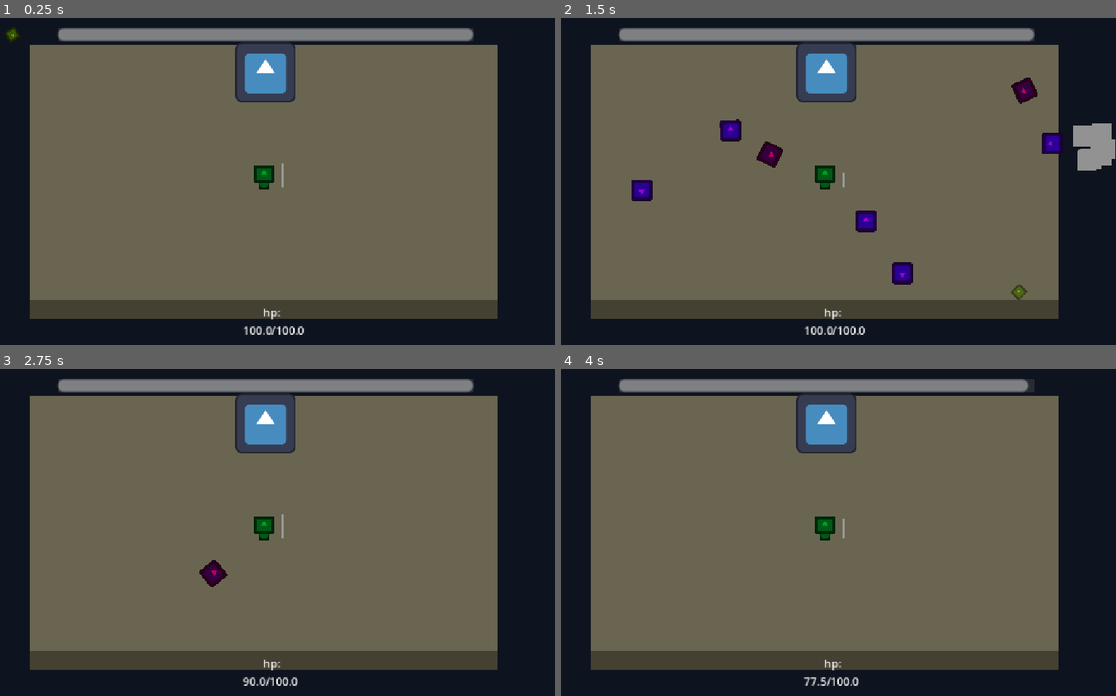
Above: before the commit, frames 1-4 (two rows, left to right).
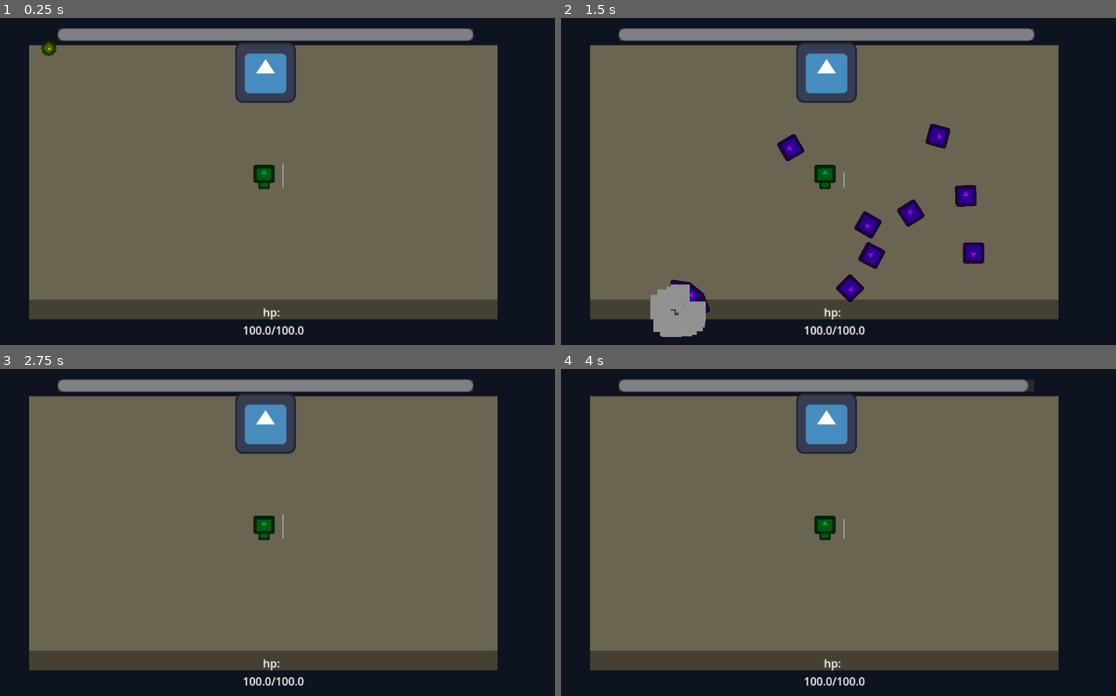
Above: after the commit, the same moments.

Repository: Sastingus/Mossful
Game: Godot game, scene res://scenes/world/world.tscn
Two runs of this game, one before a commit and one after it. Both use one fixed random seed, a clock stepped at 60 frames per second and the inputs below. The engine's default icon, where the game draws it, is replaced by a stand-in: a white triangle on a blue panel in a dark square.
Inputs:
- Up to frame 1 (0.25 s): no input
- Up to frame 2 (1.5 s): hold Right (attack_right) 0.53-1.28 s; hold Down (attack_down) from 1.28 s (still down)
- Up to frame 3 (2.75 s): release Down (attack_down) at 2.03 s; hold Right (attack_right) from 2.03 s (still down)
- Up to frame 4 (4 s): release Right (attack_right) at 2.78 s; hold Up (attack_up) 2.78-3.53 s; tap Enter at 3.5 s; hold Left (attack_left) from 3.53 s (still down)

The runs differ from the first frame. In frame 1, 1.3% of the frame differs, in the area x 0-90%, y 2-97%; in frame 2, 7.0%, in the area x 5-100%, y 3-98%; in frame 3, 1.4%; in frame 4, 1.2%.

Commit message:
new pattern
-added a triple shot bullet pattern

Diff:
--- /dev/null
+++ b/bullet_patterns/triple_bullets_pat.tscn
@@ -0,0 +1,86 @@
+[gd_scene load_steps=2 format=3 uid="uid://cvt2mwm1ofp44"]
+
+[ext_resource type="PackedScene" uid="uid://dxeirnxs8cup3" path="res://scenes/bullet/bullet.tscn" id="2_uimps"]
+
+[node name="triple_bullets_pat" type="Node2D"]
+
+[node name="EnemyBullet" parent="." instance=ExtResource("2_uimps")]
+position = Vector2(-142, -88)
+rotation = 0.2617994
+speed = 170
+acceleration = 2
+
+[node name="EnemyBullet2" parent="." instance=ExtResource("2_uimps")]
+position = Vector2(-142, -88)
+rotation = 1.3089969
+speed = 170
+acceleration = 2
+
+[node name="EnemyBullet3" parent="." instance=ExtResource("2_uimps")]
+position = Vector2(-142, -88)
+rotation = 0.7853982
+speed = 170
+acceleration = 2
+
+[node name="EnemyBullet4" parent="." instance=ExtResource("2_uimps")]
+position = Vector2(98.00003, -92)
+rotation = 1.5707964
+speed = 170
+delay = 0.3
+acceleration = 2
+
+[node name="EnemyBullet5" parent="." instance=ExtResource("2_uimps")]
+position = Vector2(98, -92)
+rotation = 2.6179938
+speed = 170
+delay = 0.3
+acceleration = 2
+
+[node name="EnemyBullet6" parent="." instance=ExtResource("2_uimps")]
+position = Vector2(98, -92)
+rotation = 2.0943952
+speed = 170
+delay = 0.3
+acceleration = 2
+
+[node name="EnemyBullet7" parent="." instance=ExtResource("2_uimps")]
+position = Vector2(96.00003, 83)
+rotation = 3.6235828
+speed = 170
+delay = 0.6
+acceleration = 2
+
+[node name="EnemyBullet8" parent="." instance=ExtResource("2_uimps")]
+position = Vector2(96, 83.000015)
+rotation = 4.6707807
+speed = 170
+delay = 0.6
+acceleration = 2
+
+[node name="EnemyBullet9" parent="." instance=ExtResource("2_uimps")]
+position = Vector2(96, 83)
+rotation = 4.1471815
+speed = 170
+delay = 0.6
+acceleration = 2
+
+[node name="EnemyBullet10" parent="." instance=ExtResource("2_uimps")]
+position = Vector2(-97.99997, 87)
+rotation = 4.861146
+speed = 170
+delay = 0.9
+acceleration = 2
+
+[node name="EnemyBullet11" parent="." instance=ExtResource("2_uimps")]
+position = Vector2(-98.00003, 87.000015)
+rotation = 5.9083433
+speed = 170
+delay = 0.9
+acceleration = 2
+
+[node name="EnemyBullet12" parent="." instance=ExtResource("2_uimps")]
+position = Vector2(-98, 87)
+rotation = 5.3847446
+speed = 170
+delay = 0.9
+acceleration = 2
--- a/project.godot
+++ b/project.godot
@@ -28,7 +28,7 @@
 [display]
 
 window/size/mode=3
-window/stretch/mode="canvas_items"
+window/stretch/mode="viewport"
 
 [input]
 
--- a/scenes/boss/boss.gd
+++ b/scenes/boss/boss.gd
@@ -3,6 +3,7 @@
 
 @export var patterns : Array[PackedScene]
 var previous_patterns := []
+var last_pattern
 @export var attackSpeed := 5.0
 @export var attackSpeedRand := 0.5
 
@@ -17,7 +18,7 @@
 	var attackPicked := false
 	while not attackPicked:
 		var possibleAttack = patterns.pick_random()
-		if not previous_patterns.has(possibleAttack):
+		if not previous_patterns.has(possibleAttack) && not last_pattern == possibleAttack:
 			previous_patterns.append(possibleAttack)
 			var currentAttack = possibleAttack.instantiate()
 			add_child(currentAttack)
@@ -25,6 +26,9 @@
 			attack_timer.wait_time = attackSpeed + randf_range(-attackSpeedRand,attackSpeedRand)
 			if previous_patterns.size() >= patterns.size():
 				previous_patterns.clear()
+				last_pattern = possibleAttack
+			if previous_patterns.size() == 1:
+				last_pattern = null
 			attackPicked = true
 
 
--- a/scenes/world/world.tscn
+++ b/scenes/world/world.tscn
@@ -1,12 +1,9 @@
-[gd_scene load_steps=10 format=3 uid="uid://d3vnnnd2fe8u"]
+[gd_scene load_steps=7 format=3 uid="uid://d3vnnnd2fe8u"]
 
 [ext_resource type="PackedScene" uid="uid://d1w5ccem33kle" path="res://scenes/player/player.tscn" id="1_dphjl"]
 [ext_resource type="PackedScene" uid="uid://dsnf0fg816wds" path="res://scenes/boss/boss.tscn" id="2_1fp7r"]
 [ext_resource type="PackedScene" uid="uid://b1xv5ev3srvft" path="res://bullet_patterns/test_pat.tscn" id="2_sl2e5"]
-[ext_resource type="PackedScene" uid="uid://djxhhwmyaygw5" path="res://bullet_patterns/alternating_pat.tscn" id="3_1fp7r"]
-[ext_resource type="PackedScene" uid="uid://b6xo53voey65y" path="res://bullet_patterns/spin_pat.tscn" id="4_6m72w"]
-[ext_resource type="PackedScene" uid="uid://bb8emgvynwgu5" path="res://bullet_patterns/follow_pat.tscn" id="4_bq33v"]
-[ext_resource type="PackedScene" uid="uid://bqr6ue17supu2" path="res://bullet_patterns/surround_pat.tscn" id="5_t5ptc"]
+[ext_resource type="PackedScene" uid="uid://cvt2mwm1ofp44" path="res://bullet_patterns/triple_bullets_pat.tscn" id="3_1fp7r"]
 
 [sub_resource type="RectangleShape2D" id="RectangleShape2D_6m72w"]
 size = Vector2(50, 236)
@@ -23,7 +20,7 @@
 
 [node name="boss" parent="." instance=ExtResource("2_1fp7r")]
 position = Vector2(1, -72)
-patterns = Array[PackedScene]([ExtResource("3_1fp7r"), ExtResource("4_bq33v"), ExtResource("4_6m72w"), ExtResource("5_t5ptc"), ExtResource("2_sl2e5")])
+patterns = Array[PackedScene]([ExtResource("3_1fp7r"), ExtResource("2_sl2e5")])
 attackSpeed = 3.5
 
 [node name="background" type="Node2D" parent="."]
